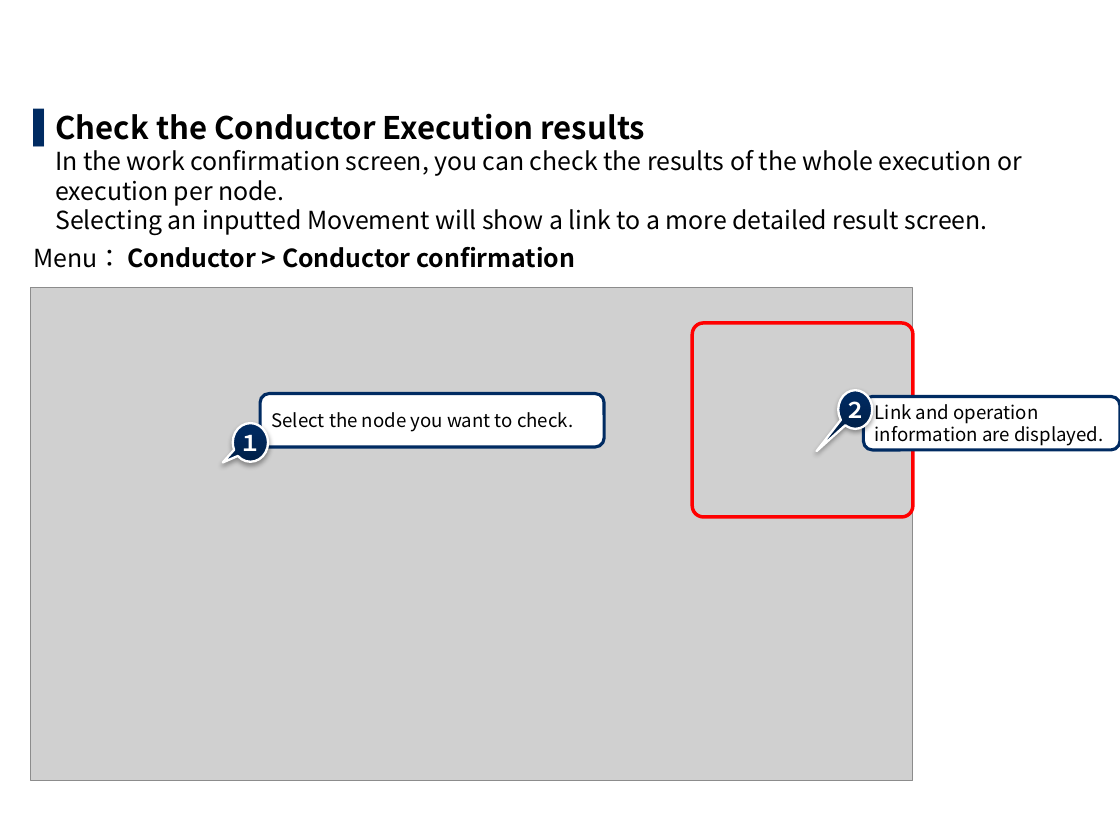
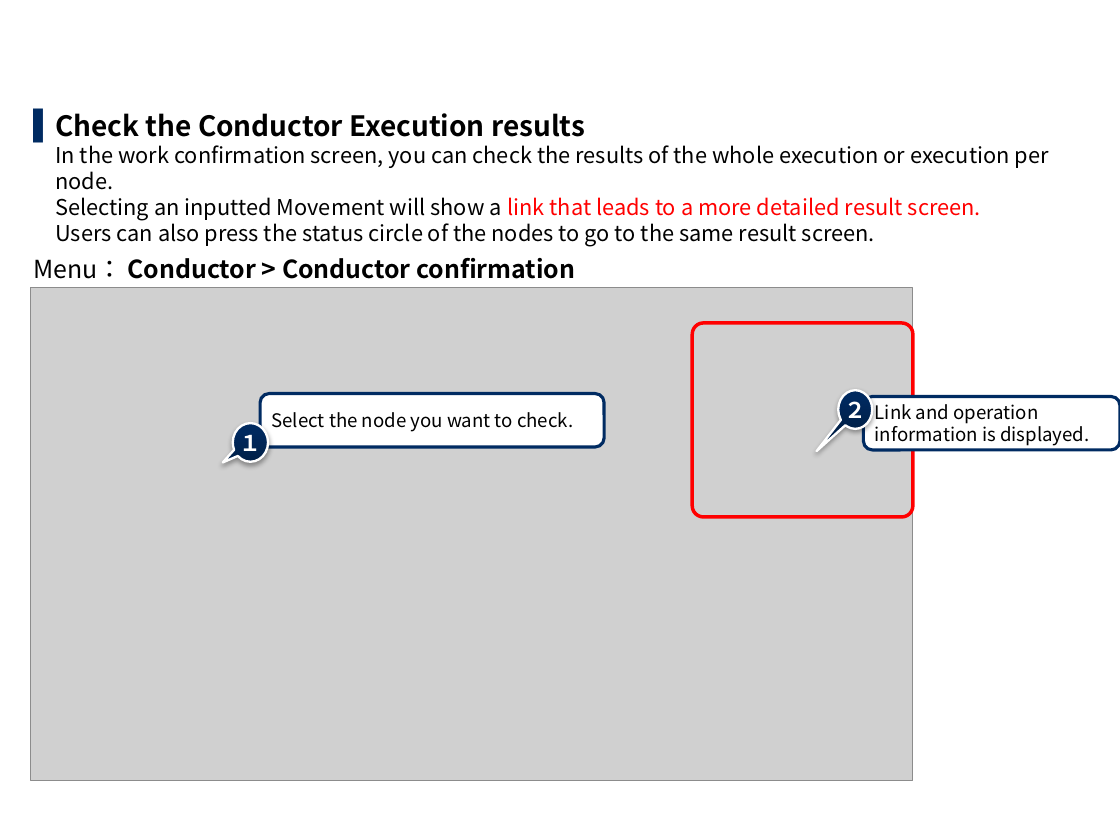
Before and after one commit to exastro-suite/it-automation-docs, a slide deck: slide 32 of asset/Learn/ITA-hg-ps_practice_en.pptx. Drawn at 1120x840 pixels with LibreOffice and Linux fonts; fonts in the diff are those of the drawing; grey boxes stand for pictures; background and template pictures are left out. Boxes give left, top, right and bottom in pixels: in the first picture for what was removed or moved away, otherwise in the second. Text is boxed around its words. In the diff, an @@ line names an element or a change of style, - is before the commit and + after.

```diff
--- a/asset/Learn/ITA-hg-ps_practice_en.pptx
+++ b/asset/Learn/ITA-hg-ps_practice_en.pptx
@@ text at (55, 113, 1049, 247): text changed; size 16 to 14 pt @@
-▌ Check the Conductor Execution results
-  In the work confirmation screen, you can check the results of the whole execution or execution per node.
-  Selecting an inputted Movement will show a link to a more detailed result screen.
+▌ Check the Conductor Execution results
+  In the work confirmation screen, you can check the results of the whole execution or execution per node.
+  Selecting an inputted Movement will show a link that leads to a more detailed result screen.
+  Users can also press the status circle of the nodes to go to the same result screen.
@@ text in rounded rectangle at (875, 422, 1089, 446): text changed @@
-information are displayed.
+information is displayed.
```
Also in this commit, not shown: 27 other slides changed, 7 other files.
